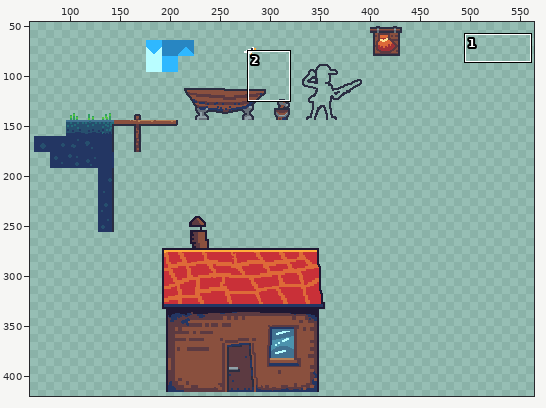
Pixel-art file, stored at res/img/towntiles.aseprite. Above, an overview of the earlier version with the close-up marked.
Close-up. Before:
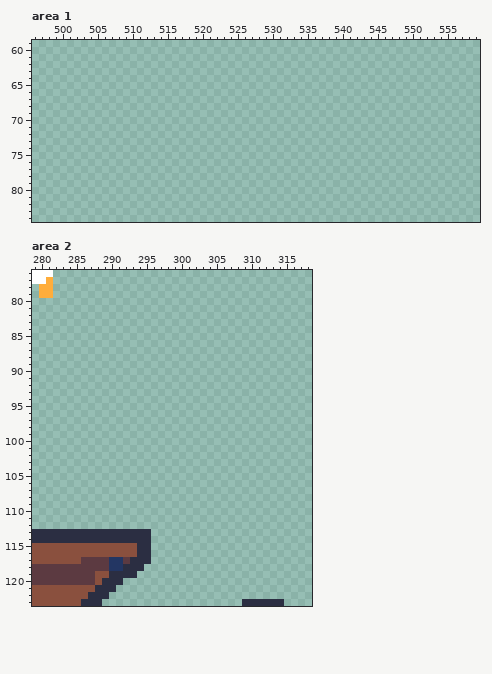
1024x1024 pixels, 1 frame. Colours within 5 levels of each other are drawn and written as one. Shown: area 1: x 496..559, y 59..84; area 2: x 279..318, y 76..123. The wide view leaves out empty margins.
Once edited:
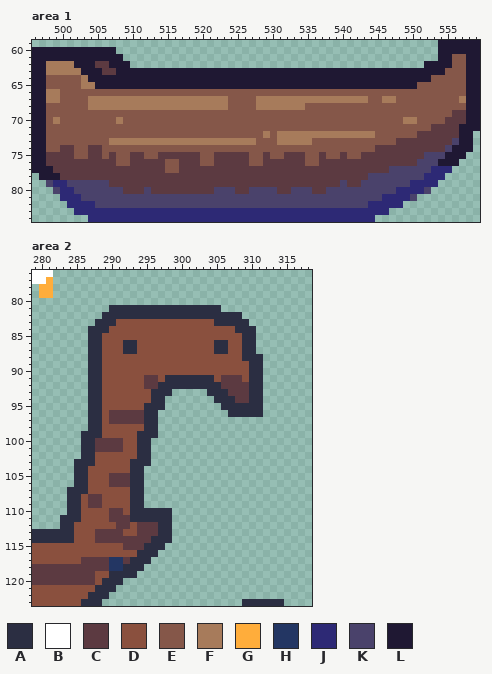
Palette (. is transparent): A #2b2e42  B #ffffff  C #5c3a41  D #8a503e  E #855749  F #a77b5b  G #ffad3b  H #233663  J #2d2975  K #4a426b  L #1f1833
The edit:
Area 1:
y 59: x 554..559 ...... -> LLLLLL
y 60: x 496..507 ............ -> LLLLLLLLLLLL; x 554..559 ...... -> LLLLLL
y 61: x 496..508 ............. -> LLLLLLLLLLLLL; x 554..559 ...... -> LLEELL
y 62: x 496..509 .............. -> LLFFFFLLLCCLLL; x 552..559 ........ -> LLLLEELL
y 63: x 496..559 ................................................................ -> LLFFFFFLLLCCLLLLLLLLLLLLLLLLLLLLLLLLLLLLLLLLLLLLLLLLLLLLLLLEEELL
y 64: x 496..559 ................................................................ -> LLEEEEEFLLLLLLLLLLLLLLLLLLLLLLLLLLLLLLLLLLLLLLLLLLLLLLLLLEEEEELL
y 65: x 496..559 ................................................................ -> LLEEEEEFFLLLLLLLLLLLLLLLLLLLLLLLLLLLLLLLLLLLLLLLLLLLLLLEEEEEEELL
y 66: x 496..559 ................................................................ -> LLFFEEEEEEEEEEEEEEEEEEEEEEEEEEEEEEEEEEEEEEEEEEEEEEEEEEEEEEEEEELL
y 67: x 496..559 ................................................................ -> LLFFEEEEFFFFFFFFFFFFFFFFFFFFEEEEFFFFFFFFFFFFFFFFEEFFEEEEEEEEEFLL
y 68: x 496..559 ................................................................ -> LLEEEEEEFFFFFFFFFFFFFFFFFFFFEEEEFFFFFFFEEEEEEEEEEEEEEEEEEEEEEELL
y 69: x 496..559 ................................................................ -> LLEEEEEEEEEEEEEEEEEEEEEEEEEEEEEEEEEEEEEEEEEEEEEEEEEEEEEEEEEECCLL
y 70: x 496..559 ................................................................ -> LLEFEEEEEEEEFEEEEEEEEEEEEEEEEEEEEEEEEEEEEEEEEEEEEEEEEFFEEEECCCLL
y 71: x 496..559 ................................................................ -> LLEEEEEEEEEEEEEEEEEEEEEEEEEEEEEEEEEEEEEEEEEEEEEEEEEEEEEEECCCCLLL
y 72: x 496..558 ............................................................... -> LLEEEEEEEEEEEEEEEEEEEEEEEEEEEEEEEFEFFFFFFFFFFFFFFEEEEEECCCCCCLL
y 73: x 496..558 ............................................................... -> LLEEEEEEEEEFFFFFFFFFFFFFFFFFFFFFEEEFFFFFEEEEEEEEEEEECCCCCCCCKLL
y 74: x 496..558 ............................................................... -> LLEECCEECCEEEEEEEEEEEEEEEEEEEEEEEEEEEEEEEEEEEEEEECCCCCCCCCCKLLL
y 75: x 496..557 .............................................................. -> LLCCCCEECCECEECCEECCCCCCEECCCCCEECEECCCEECEECEECCCCCCCCCKKKLLL
y 76: x 496..556 ............................................................. -> LLCCCCCCCCCCEECCCCCEECCCEECCCCCEECCCCCCEECCCCCCCCCCCCCCKKKLLL
y 77: x 496..555 ............................................................ -> LLLCCCCCCCCCCCCCCCCEECCCCCCCCCCCCCCCCCCCCCCCCCCCCCCKKKKKKJJJ
y 78: x 497..554 .......................................................... -> LLLCCCCCCCCCCCCCCCCCCCCCCCCCCCCCCCCCCCCCCCCCCCCKKKKKKKKJJJ
y 79: x 498..553 ........................................................ -> KJJKKKKKKCCCCCCCCCCCCCCCCCCCCCCCCCCCCCCCCCKCCKKKKKKKJJJJ
y 80: x 499..552 ...................................................... -> KJJKKKKKKKCCCKCCCCCCCCCKKKCCKKKKCCKKKCCKKKKKKKKKKJJJJK
y 81: x 500..550 ................................................... -> JJJKKKKKKKKKKKKKKKKKKKKKKKKKKKKKKKKKKKKKKKKKKKJJJJK
y 82: x 501..548 ................................................ -> JJJJKKKKKKKKKKKKKKKKKKKKKKKKKKKKKKKKKKKKKKKJJJJJ
y 83: x 502..546 ............................................. -> JJJJJJJJJJJJJJJJJJJJJJJJJJJJJJJJJJJJJJJJJJJJJ
y 84: x 504..544 ......................................... -> JJJJJJJJJJJJJJJJJJJJJJJJJJJJJJJJJJJJJJJJJ
Area 2:
y 81: x 290..305 ................ -> AAAAAAAAAAAAAAAA
y 82: x 289..308 .................... -> AAAAAAAAAAAAAAAAAAAA
y 83: x 288..309 ...................... -> AAADDDDDDDDDDDDDDAAAAA
y 84: x 287..310 ........................ -> AAADDDDDDDDDDDDDDDDDDAAA
y 85: x 287..310 ........................ -> AADDDDDDDDDDDDDDDDDDDDAA
y 86..87: x 287..310 ........................ -> AADDDAADDDDDDDDDDDAADDAA
y 88: x 287..311 ......................... -> AADDDDDDDDDDDDDDDDDDDDAAA
y 89..90: x 287..311 ......................... -> AADDDDDDDDDDDDDDDDDDDDDAA
y 91: x 287..311 ......................... -> AADDDDDDCCDAAAAAAADCCCDAA
y 92: x 287..311 ......................... -> AADDDDDDCCAAAAAAAAACCCCAA
y 93: x 287..298 ............ -> AADDDDDDDAAA; x 304..311 ........ -> AAACCCAA
y 94: x 287..297 ........... -> AADDDDDDDAA; x 305..311 ....... -> AAACCAA
y 95: x 287..297 ........... -> AADDDDDDAAA; x 306..311 ...... -> AAAAAA
y 96: x 287..296 .......... -> AADCCCCCAA; x 307..311 ..... -> AAAAA
y 97: x 287..296 .......... -> AADCCCCCAA
y 98: x 287..296 .......... -> AADDDDDDAA
y 99: x 286..296 ........... -> AAADDDDDAAA
y 100..101: x 286..295 .......... -> AACCCCDDAA
y 102: x 286..295 .......... -> AADDDDDDAA
y 103: x 285..295 ........... -> AAADDDDDAAA
y 104: x 285..294 .......... -> AADDDDDDAA
y 105..106: x 285..294 .......... -> AADDDCCCAA
y 107: x 284..294 ........... -> AAADDDDDDAA
y 108..109: x 284..294 ........... -> AADCCDDDDAA
y 110: x 284..298 ............... -> AADDDDCCDAAAAAA
y 111: x 283..298 ................ -> AAADDDDCCCAAAAAA
y 112: x 283..298 ................ -> AADDDDDDCCDCCCAA
y 113: x 285..298 AAAAAAAAAAA... -> DDDCCCCDDCCCAA
y 114: x 285..298 AAAAAAAAAAA... -> DDDCCCCCCCCAAA
y 115: x 292..294 DDA -> CCC; x 296..297 .. -> AA
y 116: x 296 . -> A
Changed places in both close-ups, as pixel boxes (x1, y1, x2, y2):
added: (32, 40, 480, 222)
changed: (60, 305, 263, 557)
